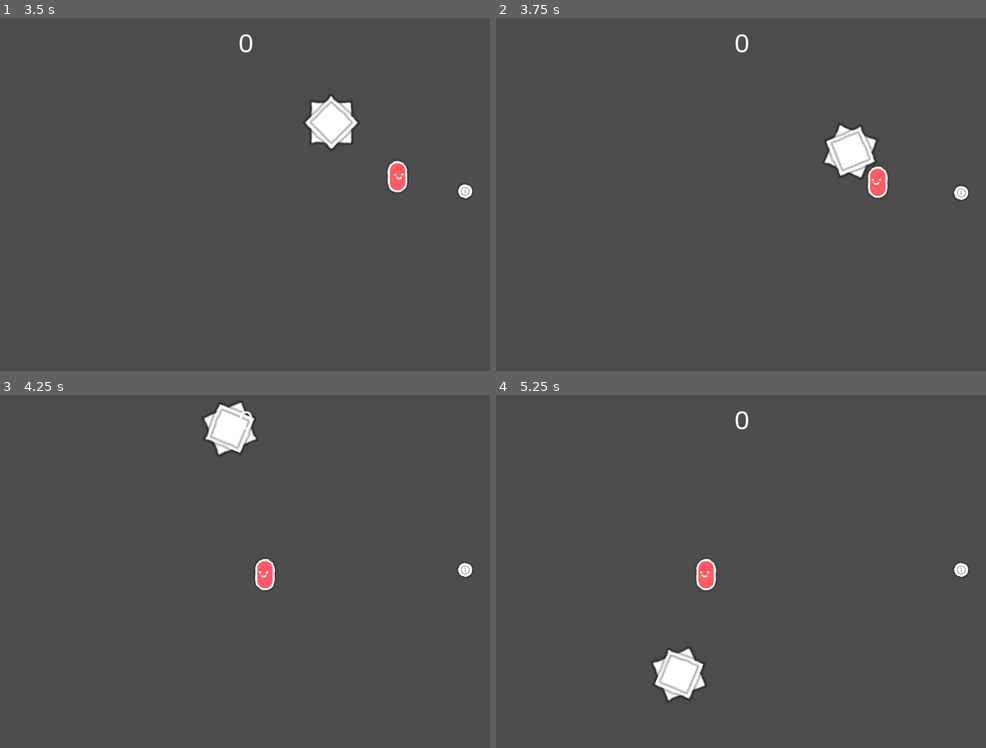
Above: before the commit, frames 1-4 (two rows, left to right).
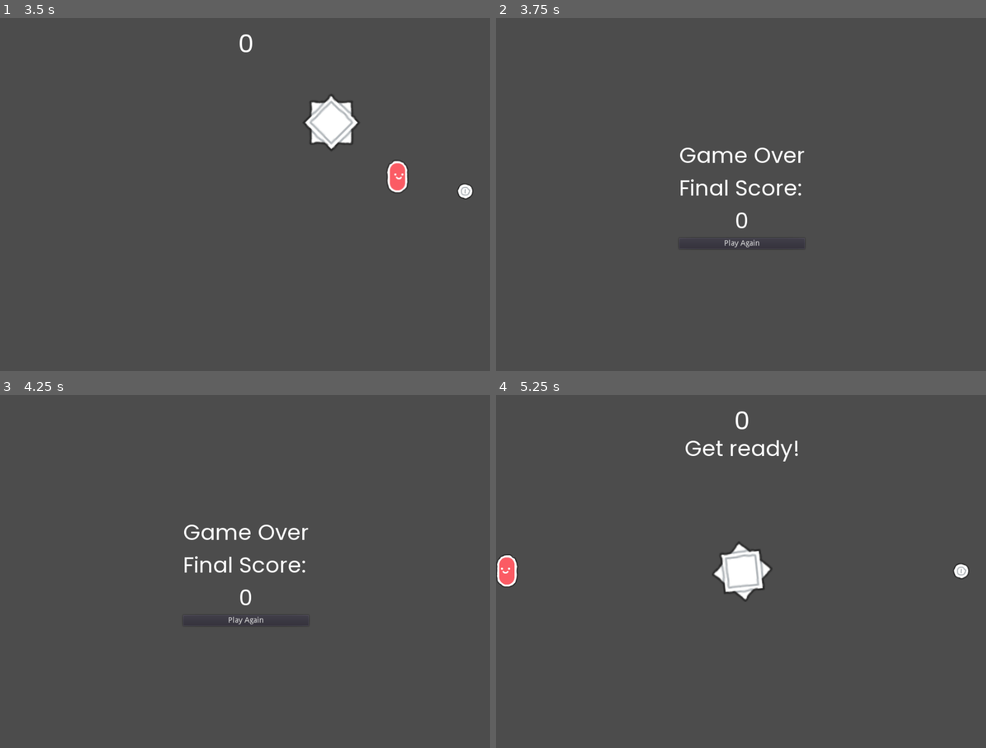
Above: after the commit, the same moments.

Repository: jonathanlambertt/dodge-the-spike
Game: Godot game, scene res://src/Game.tscn
Same seed, same stepped clock (60 frames per second), same inputs: the game is played once before the commit and once after it.
Inputs (mouse positions are in pixels of both pictures, inside the frame that each line leads up to):
- Up to frame 1 (3.5 s): hold D (right) 0.53-1.28 s; hold S (down) 1.28-2.03 s; hold D (right) 2.03-2.78 s; hold W (up) from 2.78 s (still down)
- Up to frame 2 (3.75 s): release W (up) at 3.53 s; hold A (left) from 3.53 s (still down)
- Up to frame 3 (4.25 s): keep holding A (left)
- Up to frame 4 (5.25 s): release A (left) at 4.25 s; click (741, 620) at 4.25 s, where only the run after the commit has a clickable "Play Again"; hold A (left) from 5.03 s (still down)

Frame 1 is identical in both runs. In frame 2, 2.6% of the frame differs, in the area x 37-97%, y 4-66%; in frame 3, 2.5%; in frame 4, 3.4%, in the area x 0-97%, y 12-88%.

Commit message:
add game over screen and ability to play again

Diff:
--- a/project.godot
+++ b/project.godot
@@ -13,6 +13,10 @@
 config/name="DodgeTheSpike"
 run/main_scene="res://src/Game.tscn"
 config/icon="res://icon.png"
+
+[autoload]
+
+Global="*res://src/Global.gd"
 
 [display]
 
@@ -50,7 +54,3 @@
 [physics]
 
 common/enable_pause_aware_picking=true
-
-[rendering]
-
-environment/default_environment="res://default_env.tres"
--- a/src/Game.gd
+++ b/src/Game.gd
@@ -12,6 +12,10 @@
     player.increase_score()
     hud.update_score(player.score)
 
-# add enemy effect when player score reaches a multiple of 10
+# run enemy effect when player score reaches a certain effect score
 func _on_Player_score_reached():
     enemy.set_random_direction()
+
+func _on_Enemy_game_over():
+    get_node("/root/Global").score = player.score
+    get_tree().change_scene("res://src/menus/GameOver.tscn")
--- a/src/Game.tscn
+++ b/src/Game.tscn
@@ -81,4 +81,5 @@
 
 [connection signal="collected" from="Coin" to="." method="_on_Coin_collected"]
 [connection signal="score_reached" from="Player" to="." method="_on_Player_score_reached"]
+[connection signal="game_over" from="Enemy" to="." method="_on_Enemy_game_over"]
 [connection signal="timeout" from="EnemyWait" to="." method="_on_EnemyWait_timeout"]
--- /dev/null
+++ b/src/Global.gd
@@ -0,0 +1,3 @@
+extends Node
+
+var score
--- a/src/entities/enemy/Enemy.gd
+++ b/src/entities/enemy/Enemy.gd
@@ -5,19 +5,21 @@
 
 const SPEED = 650
 
+signal game_over
+
 func _ready():
-	screen_size = get_viewport_rect().size
-	position = Vector2(screen_size.x / 2, screen_size.y / 2)
+    screen_size = get_viewport_rect().size
+    position = Vector2(screen_size.x / 2, screen_size.y / 2)
 
 func _physics_process(delta):
-	var collision = move_and_collide(velocity * delta * SPEED)
-	if collision:
-		velocity = velocity.bounce(collision.normal)
-		if collision.collider.name == "Player":
-			print("die")
+    var collision = move_and_collide(velocity * delta * SPEED)
+    if collision:
+        velocity = velocity.bounce(collision.normal)
+        if collision.collider.name == "Player":
+            emit_signal("game_over")
 
 func set_random_direction():
-	randomize()
-	var rand_x = [1, -1][randi() % 2]
-	var rand_y = [1, -1][randi() % 2]
-	velocity = Vector2(rand_x, rand_y)
+    randomize()
+    var rand_x = [1, -1][randi() % 2]
+    var rand_y = [1, -1][randi() % 2]
+    velocity = Vector2(rand_x, rand_y)
--- a/src/entities/enemy/Enemy.tscn
+++ b/src/entities/enemy/Enemy.tscn
@@ -2,8 +2,6 @@
 
 [ext_resource path="res://src/assets/sprites/enemy.png" type="Texture" id=1]
 [ext_resource path="res://src/entities/enemy/Enemy.gd" type="Script" id=2]
-
-
 
 [sub_resource type="CircleShape2D" id=1]
 radius = 51.0098
--- /dev/null
+++ b/src/menus/GameOver.gd
@@ -0,0 +1,9 @@
+extends Control
+
+onready var score_label = get_node("CenterContainer/VBoxContainer/Score")
+
+func _ready():
+    score_label.text = str(get_node("/root/Global").score)
+
+func _on_Button_pressed():
+    get_tree().change_scene("res://src/Game.tscn")
--- /dev/null
+++ b/src/menus/GameOver.tscn
@@ -0,0 +1,72 @@
+[gd_scene load_steps=4 format=2]
+
+[ext_resource path="res://src/assets/fonts/Poppins-Regular.ttf" type="DynamicFontData" id=1]
+[ext_resource path="res://src/menus/GameOver.gd" type="Script" id=2]
+
+[sub_resource type="DynamicFont" id=1]
+size = 40
+font_data = ExtResource( 1 )
+
+[node name="GameOver" type="Control"]
+anchor_right = 1.0
+anchor_bottom = 1.0
+script = ExtResource( 2 )
+__meta__ = {
+"_edit_use_anchors_": false
+}
+
+[node name="CenterContainer" type="CenterContainer" parent="."]
+anchor_right = 1.0
+anchor_bottom = 1.0
+__meta__ = {
+"_edit_use_anchors_": false
+}
+
+[node name="VBoxContainer" type="VBoxContainer" parent="CenterContainer"]
+margin_left = 336.0
+margin_top = 224.0
+margin_right = 567.0
+margin_bottom = 424.0
+__meta__ = {
+"_edit_use_anchors_": false
+}
+
+[node name="Label" type="Label" parent="CenterContainer/VBoxContainer"]
+margin_right = 231.0
+margin_bottom = 56.0
+custom_fonts/font = SubResource( 1 )
+text = "Game Over"
+__meta__ = {
+"_edit_use_anchors_": false
+}
+
+[node name="Label2" type="Label" parent="CenterContainer/VBoxContainer"]
+margin_top = 60.0
+margin_right = 231.0
+margin_bottom = 116.0
+custom_fonts/font = SubResource( 1 )
+text = "Final Score:"
+__meta__ = {
+"_edit_use_anchors_": false
+}
+
+[node name="Score" type="Label" parent="CenterContainer/VBoxContainer"]
+margin_top = 120.0
+margin_right = 231.0
+margin_bottom = 176.0
+custom_fonts/font = SubResource( 1 )
+align = 1
+__meta__ = {
+"_edit_use_anchors_": false
+}
+
+[node name="Button" type="Button" parent="CenterContainer/VBoxContainer"]
+margin_top = 180.0
+margin_right = 231.0
+margin_bottom = 200.0
+text = "Play Again"
+__meta__ = {
+"_edit_use_anchors_": false
+}
+
+[connection signal="pressed" from="CenterContainer/VBoxContainer/Button" to="." method="_on_Button_pressed"]
